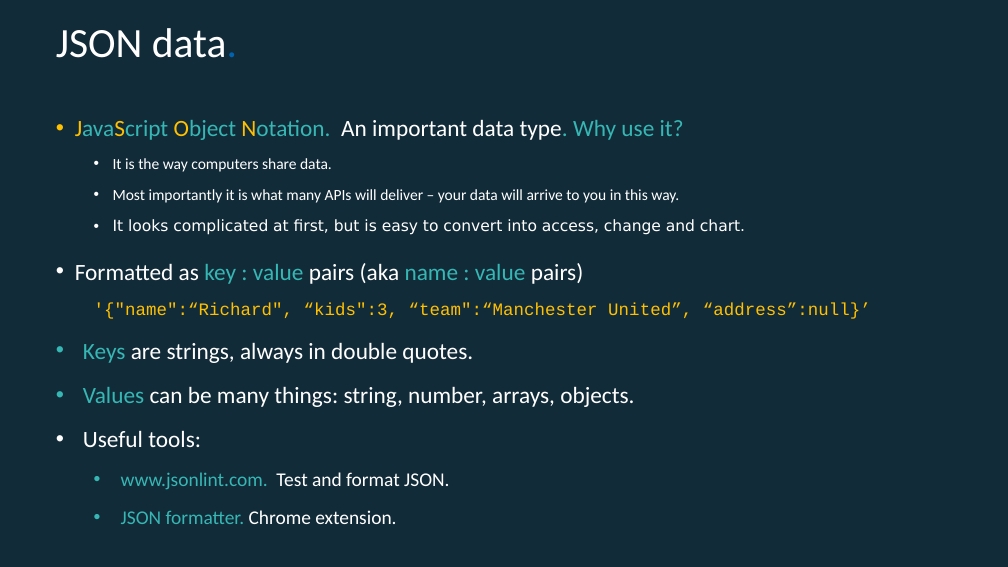
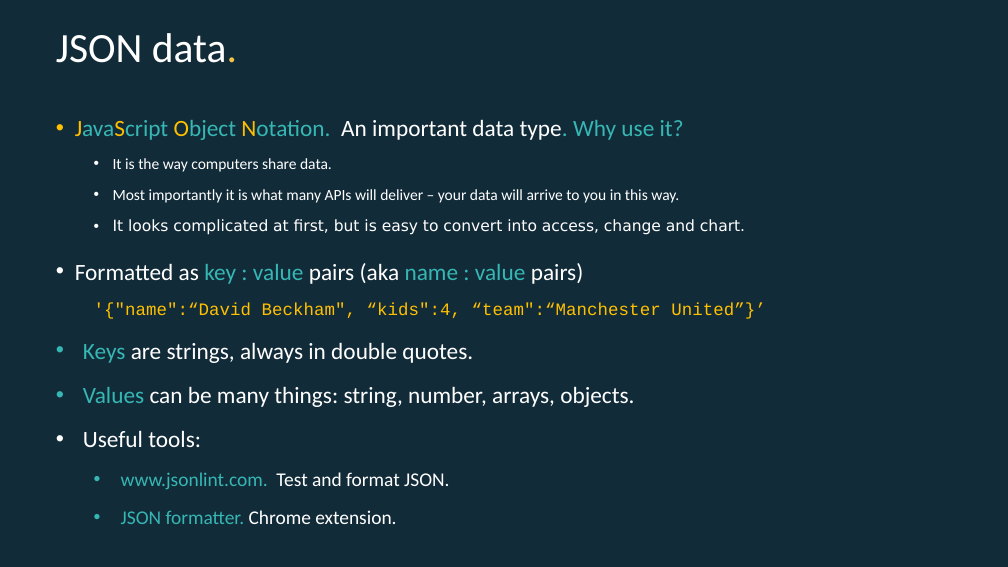
Before and after one commit to EconomicsObservatory/courses, a slide deck: slide 12 of 2/2_Building_your_first_website.pptx. Drawn at 1008x567 pixels with LibreOffice and Linux fonts; fonts in the diff are those of the drawing. Boxes give left, top, right and bottom in pixels: in the first picture for what was removed or moved away, otherwise in the second. Text is boxed around its words. In the diff, an @@ line names an element or a change of style, - is before the commit and + after.

```diff
--- a/2/2_Building_your_first_website.pptx
+++ b/2/2_Building_your_first_website.pptx
@@ title "JSON data." at [56, 33, 237, 63]: text colour #0063AF to #F4C245 in "data." @@
@@ text at [94, 303, 765, 319]: text changed @@
-  '{"name":“Richard", “kids":3, “team":“Manchester United”, “address”:null}’
+  '{"name":“David Beckham", “kids":4, “team":“Manchester United”}’
```
Also in this commit, not shown: 14 other slides changed, 5 slides added, 2 slides removed, 2 other files.
